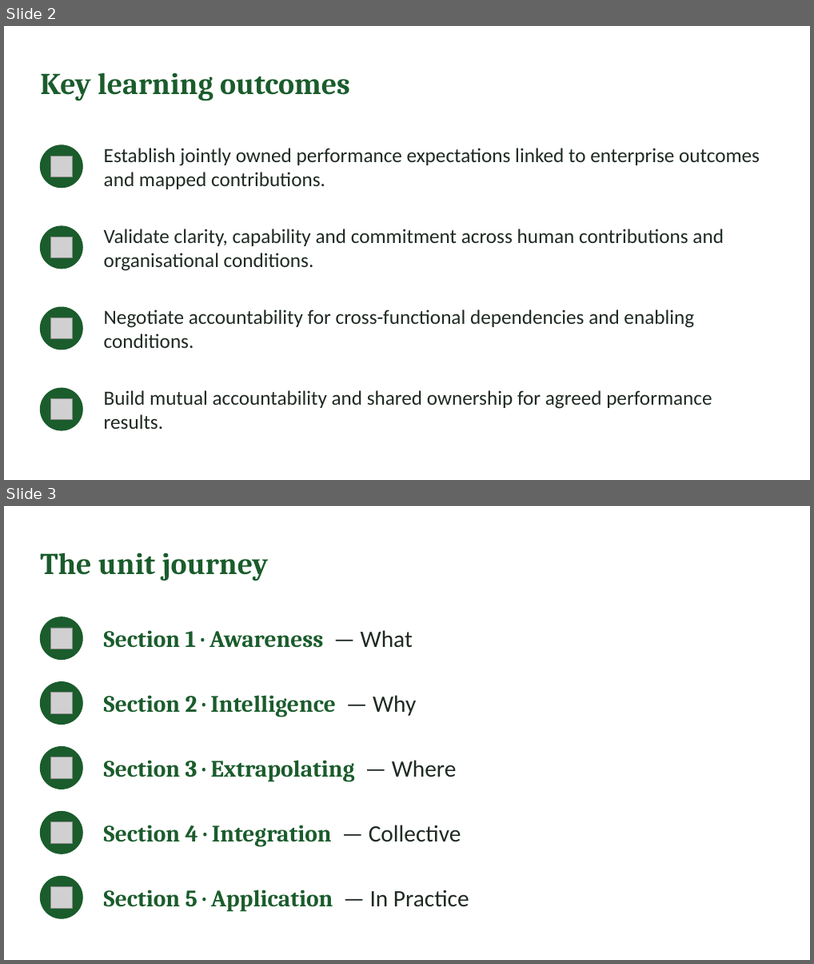
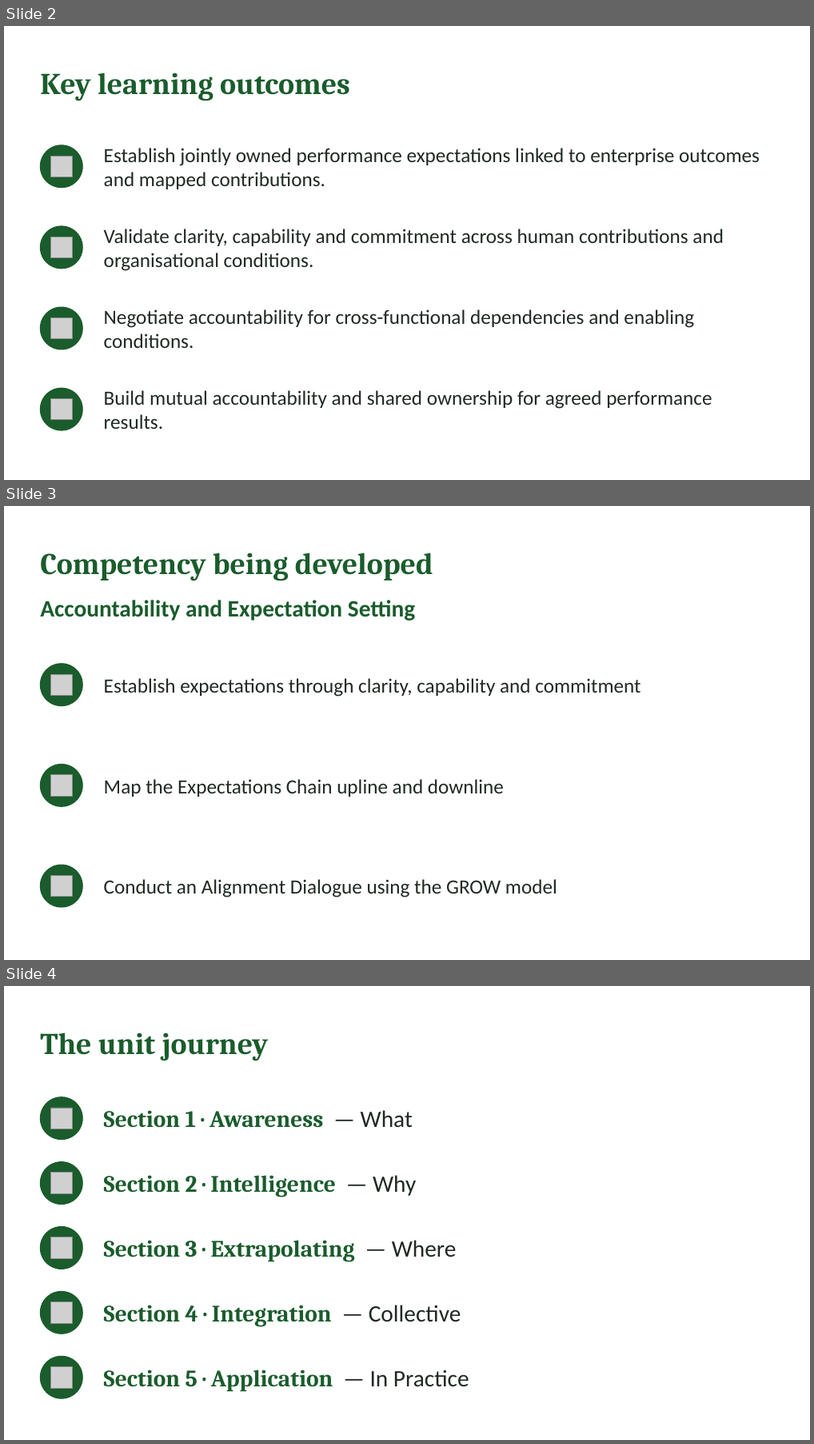
Before and after one commit to IBSL26/ibsl-platform, a slide deck: Unit decks/Unit 07 - Establishing Performance Expectations.pptx. Shown one above the other, each under a label of ours: slides 2 and 3 before the commit, slides 2, 3 and 4 after it. The pictures are 814x964 and 814x1444 pixels, drawn with LibreOffice and Linux fonts; fonts in the diff are those of the drawing; grey boxes stand for pictures. Boxes give left, top, right and bottom in pixels: in the first picture for what was removed or moved away, otherwise in the second. Text is boxed around its words. In the diff, an @@ line names an element or a change of style, - is before the commit and + after.

Commit message:
Competency shown on unit pages and decks; framework skills aligned to key reflections

```diff
--- a/Unit decks/Unit 07 - Establishing Performance Expectations.pptx
+++ b/Unit decks/Unit 07 - Establishing Performance Expectations.pptx
@@ slide 3 added at <box>4,506,810,960</box>, background #FFFFFF @@
@@ text added at <box>40,552,434,580</box>, 36 pt, text #1A5C2C, bold @@
+Competency being developed
@@ text added at <box>40,600,415,620</box>, 28 pt, text #1A5C2C, bold @@
+Accountability and Expectation Setting
@@ ellipse added at <box>40,664,82,706</box>, fill #1A5C2C, outline #1A5C2C 1 pt @@
@@ picture added at <box>51,674,72,696</box> @@
@@ text added at <box>104,678,641,696</box>, 24 pt, text #1F2A22 @@
+Establish expectations through clarity, capability and commitment
@@ ellipse added at <box>40,764,82,807</box>, fill #1A5C2C, outline #1A5C2C 1 pt @@
@@ picture added at <box>51,775,72,796</box> @@
@@ text added at <box>104,779,504,796</box>, 24 pt, text #1F2A22 @@
+Map the Expectations Chain upline and downline
@@ ellipse added at <box>40,864,82,907</box>, fill #1A5C2C, outline #1A5C2C 1 pt @@
@@ picture added at <box>51,875,72,896</box> @@
@@ text added at <box>104,879,558,897</box>, 24 pt, text #1F2A22 @@
+Conduct an Alignment Dialogue using the GROW model
@@ what was slide 3 is now slide 4 @@
```
Also in this commit, not shown: 2 slides changed, 40 other files.
